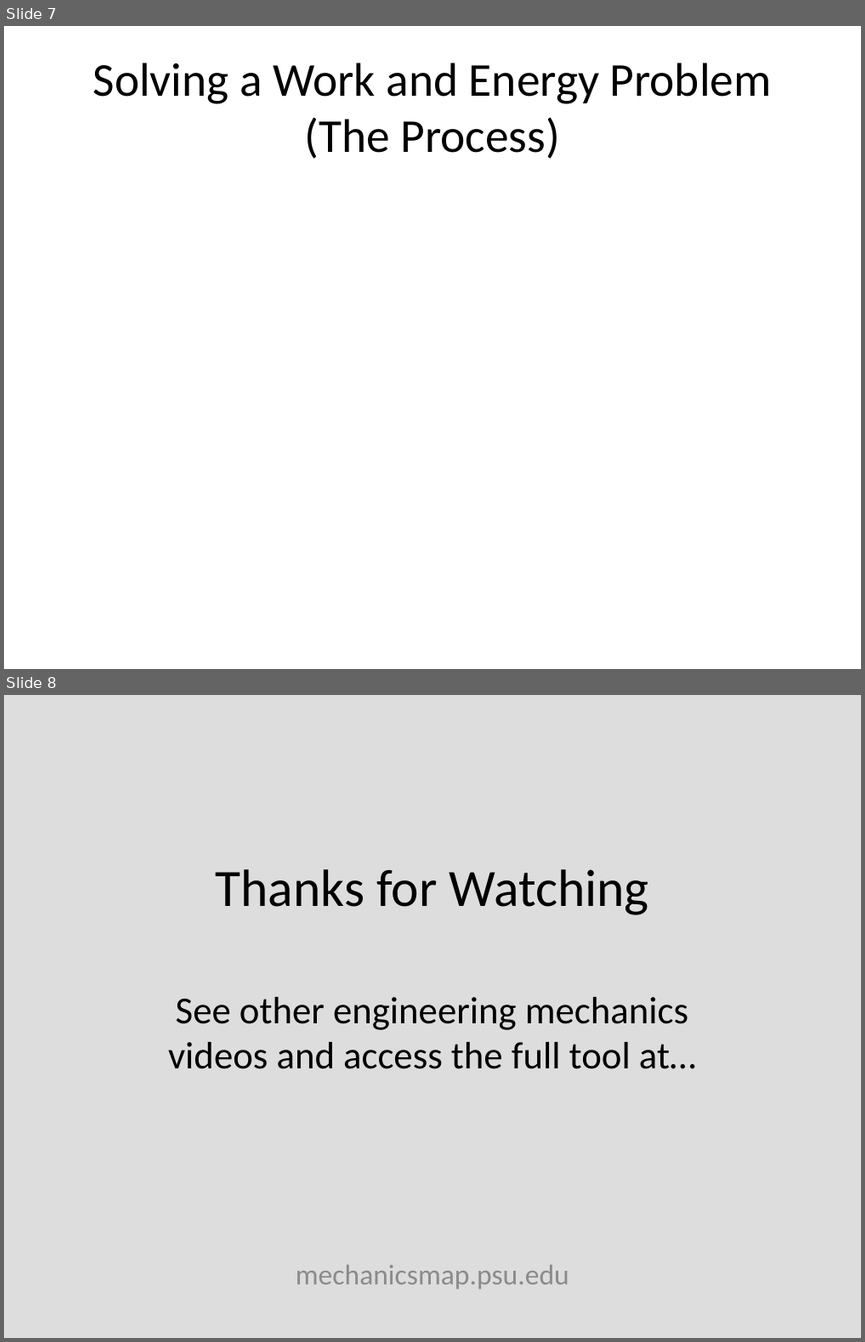
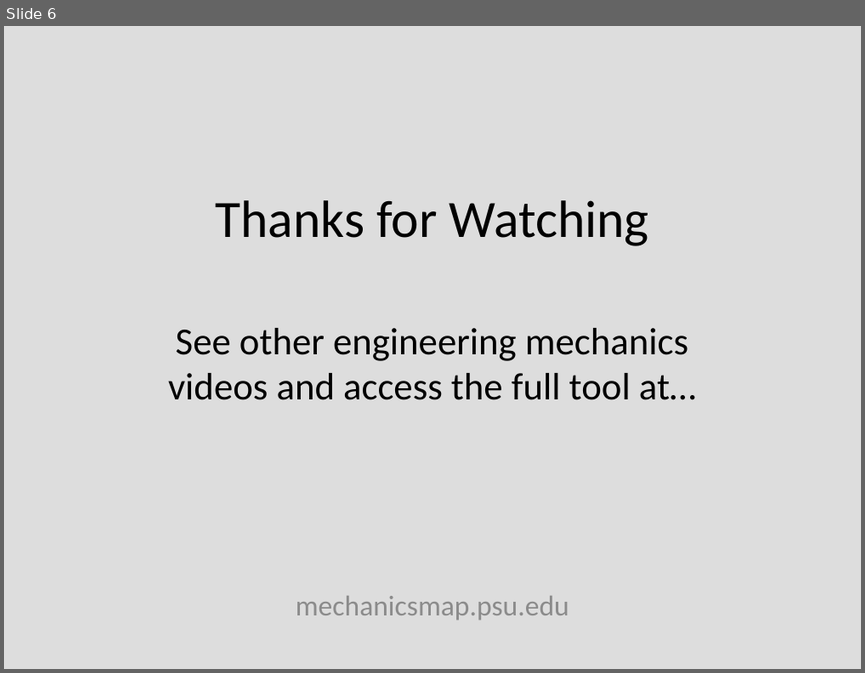
Before and after one commit to JacobMoore/mechanics_textbook, a slide deck: Lecture Slides/VideoLectureSlides/10.3.pptx. Shown one above the other, each under a label of ours: slides 7 and 8 before the commit, slide 6 after it. The pictures are 865x1342 and 865x673 pixels, drawn with LibreOffice and Linux fonts; fonts in the diff are those of the drawing; grey boxes stand for pictures; background and template pictures are left out. Boxes give left, top, right and bottom in pixels: in the first picture for what was removed or moved away, otherwise in the second. Text is boxed around its words. In the diff, an @@ line names an element or a change of style, - is before the commit and + after.

```diff
--- a/Lecture Slides/VideoLectureSlides/10.3.pptx
+++ b/Lecture Slides/VideoLectureSlides/10.3.pptx
@@ slide 7 removed at [4, 26, 861, 669], background #FFFFFF @@
@@ title removed at [93, 63, 772, 159] @@
-Solving a Work and Energy Problem
-(The Process)
@@ what was slide 8 is now slide 6 @@
```
Also in this commit, not shown: 1 slide changed, 6 slides added, 7 other slides removed, 13 other files.
